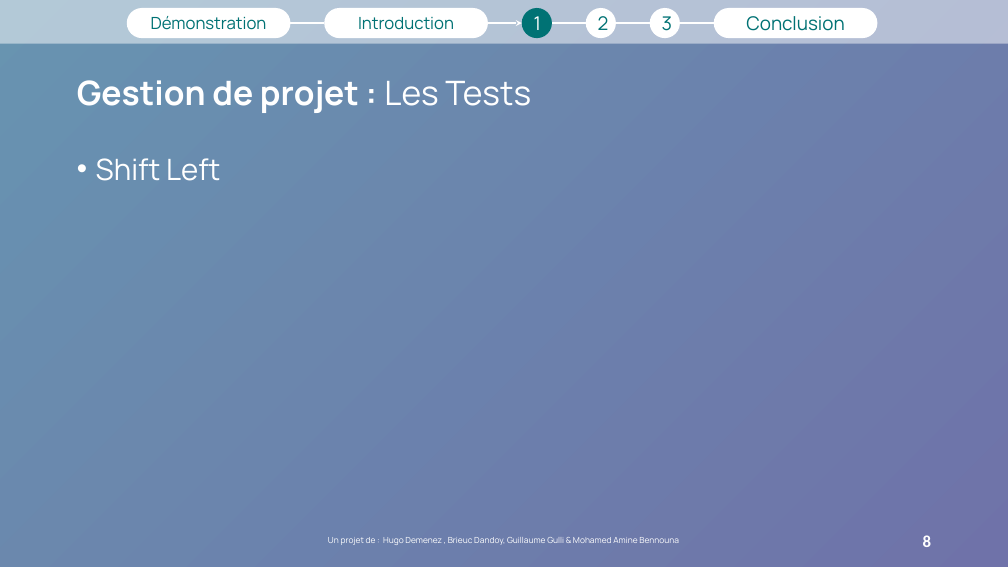
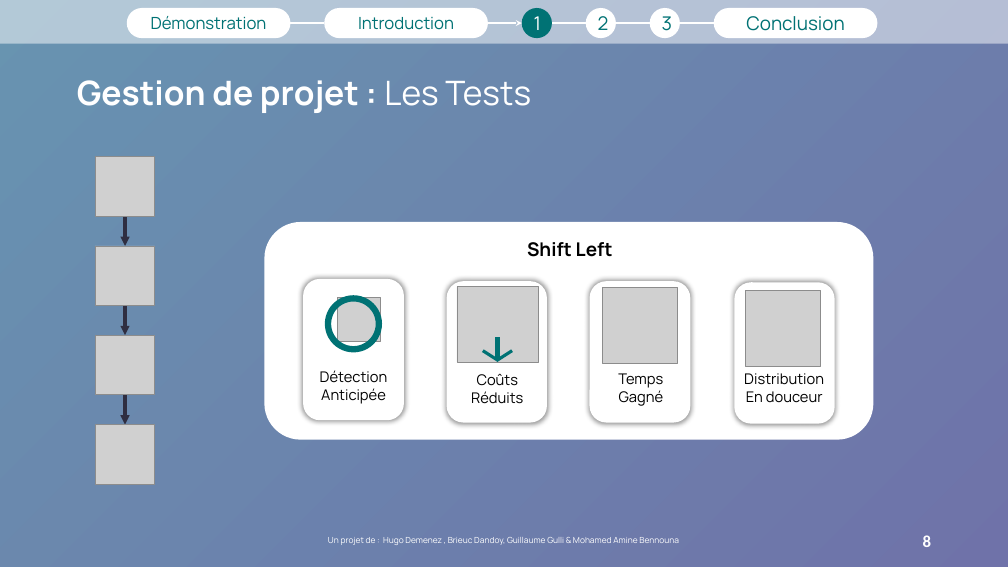
Before and after one commit to hugodemenez/isen-student-portal, a slide deck: slide 8 of presentation/Présentation1.pptx. Drawn at 1008x567 pixels with LibreOffice and Linux fonts; fonts in the diff are those of the drawing; grey boxes stand for pictures; background and template pictures are left out. Boxes give left, top, right and bottom in pixels: in the first picture for what was removed or moved away, otherwise in the second. Text is boxed around its words. In the diff, an @@ line names an element or a change of style, - is before the commit and + after.

```diff
--- a/presentation/Présentation1.pptx
+++ b/presentation/Présentation1.pptx
@@ text "Shift Left": place and size @@
-text "Shift Left" at bbox=[96, 158, 220, 181]
+text "Shift Left" at bbox=[527, 242, 613, 257]
@@ text "Shift Left" at bbox=[527, 242, 613, 257]: size 28 to 18 pt, text colour #FFFFFF to #000000, bold on; alignment left to centre; bullet • to none; line spacing 0.9 to 1; less space between paragraphs @@
@@ group added at bbox=[95, 157, 155, 485]: 4 pictures, 3 arrows @@
@@ group added at bbox=[265, 222, 874, 440]: 5 rounded rectangles, 4 pictures, 4 texts, 3 lines, 1 ellipse @@
+Détection Anticipée
+Coûts
+Réduits
+Temps
+Gagné
+Distribution
+En douceur
```
Also in this commit, not shown: 11 other slides changed, 1 slide added, 10 other files.
